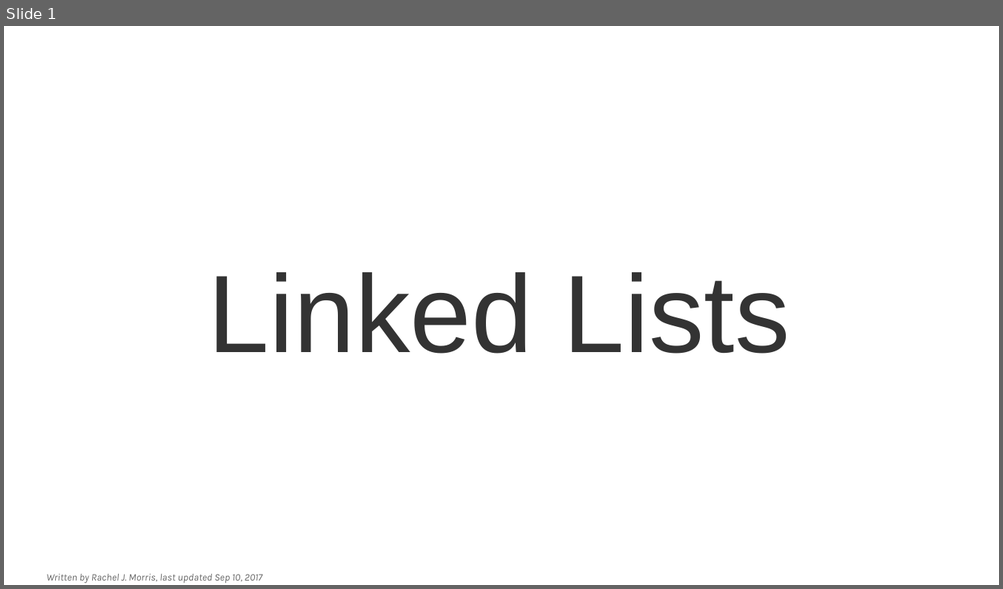
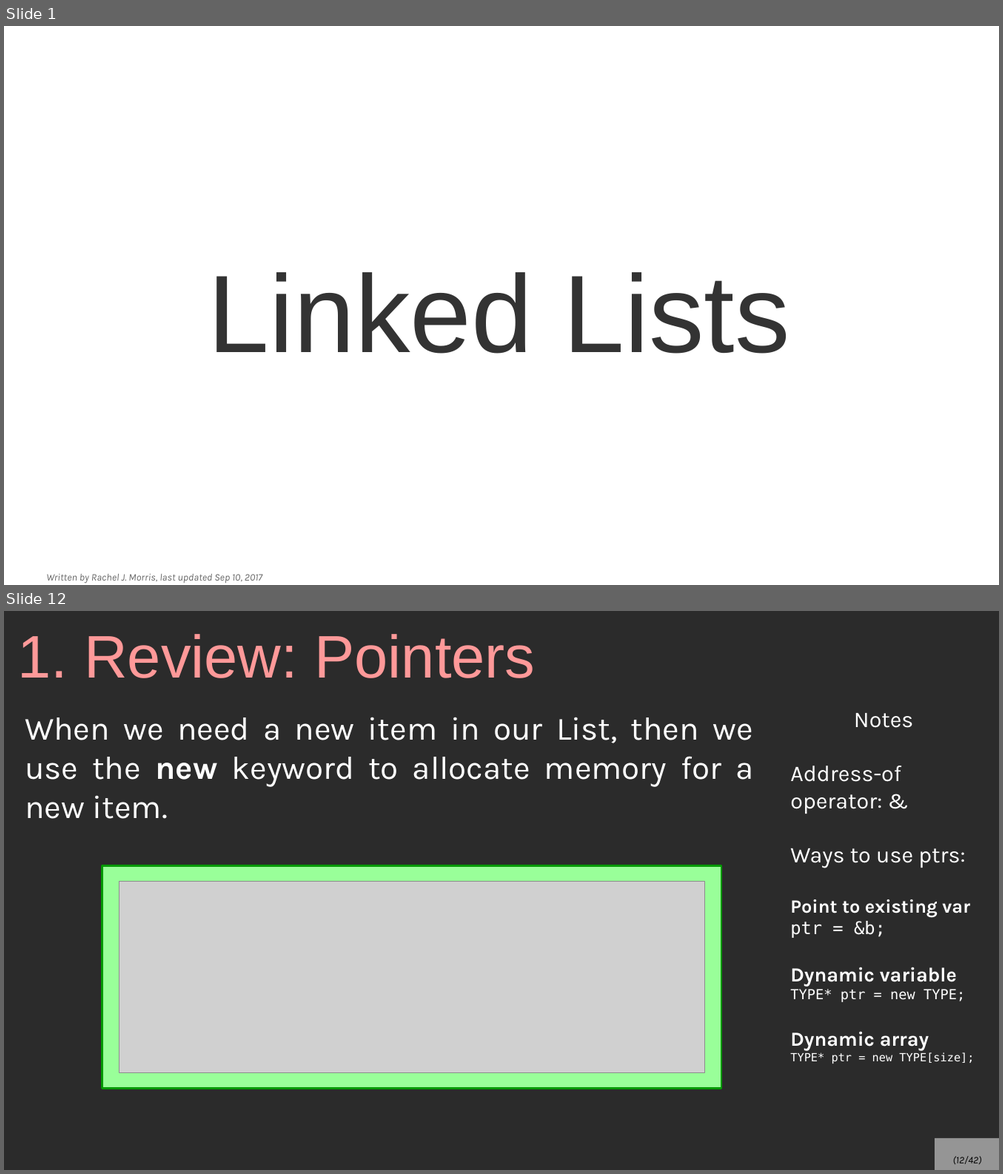
Before and after one commit to mariamhabib/CS250-Data-Structures, a slide deck: Lectures/7_Linked_Lists.odp. Shown one above the other, each under a label of ours: slide 1 before the commit, slides 1 and 12 after it; the slides between them are not shown. The pictures are 1003x589 and 1003x1174 pixels, drawn with LibreOffice and Linux fonts; fonts in the diff are those of the drawing; grey boxes stand for pictures; background and template pictures are left out; a plain dark background stands for a picture behind light text. Boxes give left, top, right and bottom in pixels: in the first picture for what was removed or moved away, otherwise in the second. Text is boxed around its words. In the diff, an @@ line names an element or a change of style, - is before the commit and + after.

```diff
--- a/Lectures/7_Linked_Lists.odp
+++ b/Lectures/7_Linked_Lists.odp
@@ slide 12 added at [4, 611, 999, 1170], background picture (left out) @@
@@ title added at [17, 634, 535, 678], 48 pt, text #FF9999 @@
+1. Review: Pointers
@@ text added at [25, 717, 753, 819], 26 pt, text #FFFFFF @@
+When we need a new item in our List, then we use the new keyword to allocate memory for a new item.
@@ text added at [790, 713, 973, 1064], 18 pt, text #FFFFFF @@
+Notes
+Address-of operator: &
+Ways to use ptrs:
+Point to existing var
+ptr = &b;
+Dynamic variable
+TYPE* ptr = new TYPE;
+Dynamic array
+TYPE* ptr = new TYPE[size];
@@ rectangle added at [102, 866, 722, 1089], fill #99FF99, outline #009900 1.45 pt @@
@@ picture added at [119, 882, 704, 1073] @@
@@ page number added at [934, 1139, 999, 1170], fill #FFFFFF at 50% opacity, 8 pt, text #000000, italic @@
+(12/42)
```
Also in this commit, not shown: 1 slide changed, 38 other slides added, 2 slides removed.
